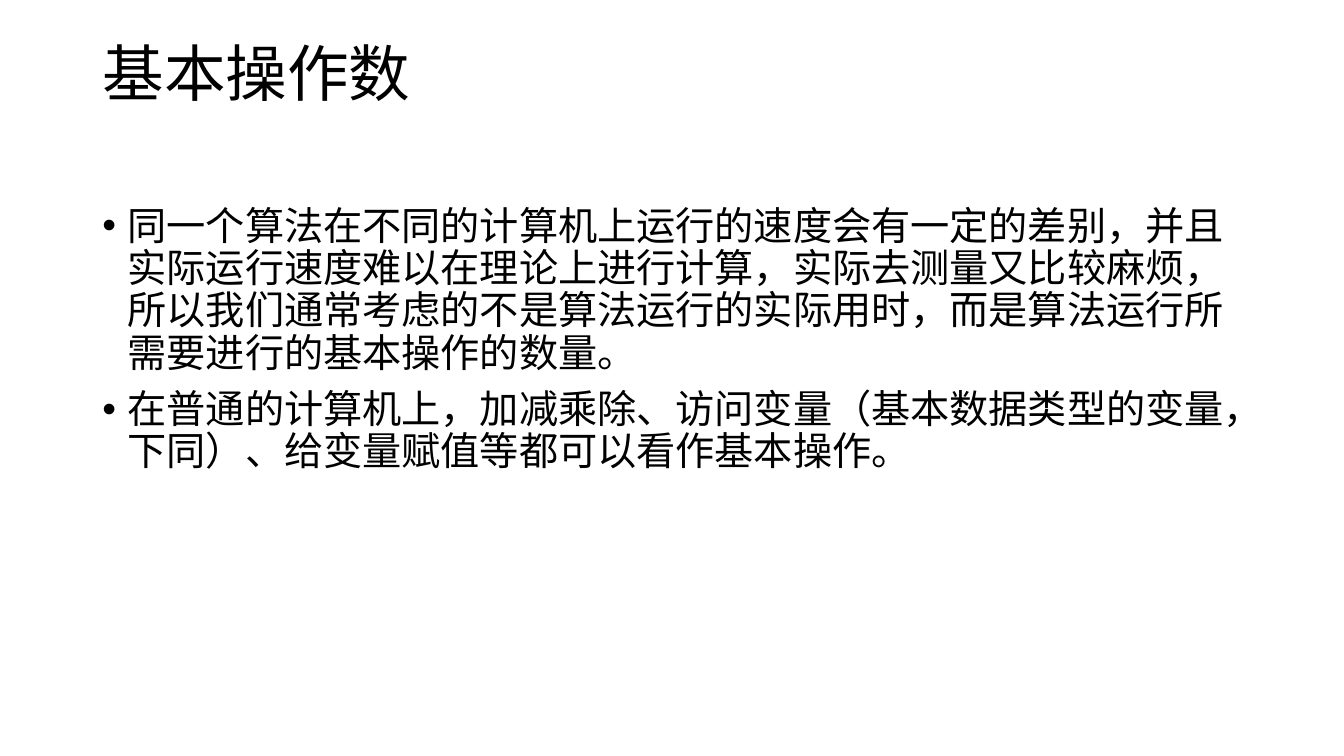
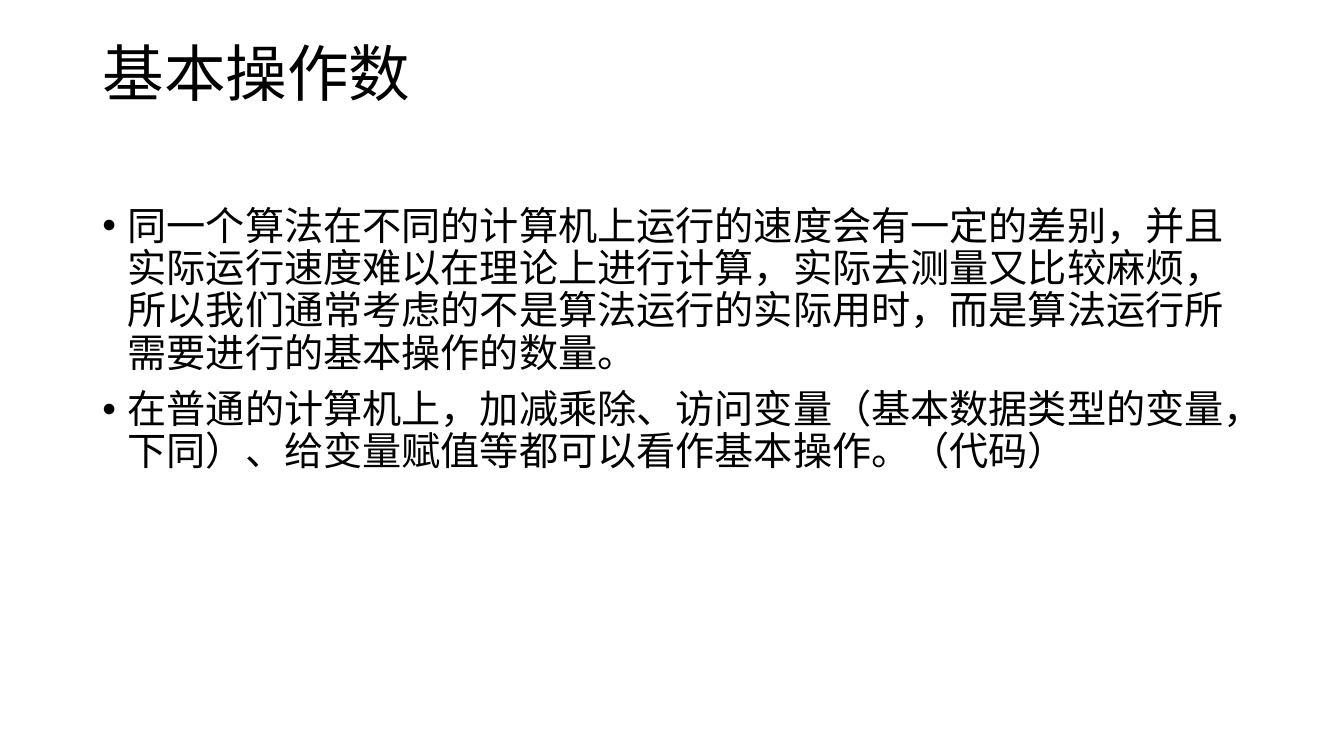
Before and after one commit to ztg-666/suanfa, a slide deck: slide 3 of 算法竞赛ppt/004_复杂度.pptx. Drawn at 1344x756 pixels with LibreOffice and Linux fonts; fonts in the diff are those of the drawing. Boxes give left, top, right and bottom in pixels: in the first picture for what was removed or moved away, otherwise in the second. Text is boxed around its words. In the diff, an @@ line names an element or a change of style, - is before the commit and + after.

```diff
--- a/算法竞赛ppt/004_复杂度.pptx
+++ b/算法竞赛ppt/004_复杂度.pptx
@@ text at <box>128,389,1263,469</box>: text changed @@
-• 在普通的计算机上，加减乘除、访问变量（基本数据类型的变量，下同）、给变量赋值等都可以看作基本操作。
+• 在普通的计算机上，加减乘除、访问变量（基本数据类型的变量，下同）、给变量赋值等都可以看作基本操作。（代码）
```
Also in this commit, not shown: 3 other slides changed, 3 other files.
